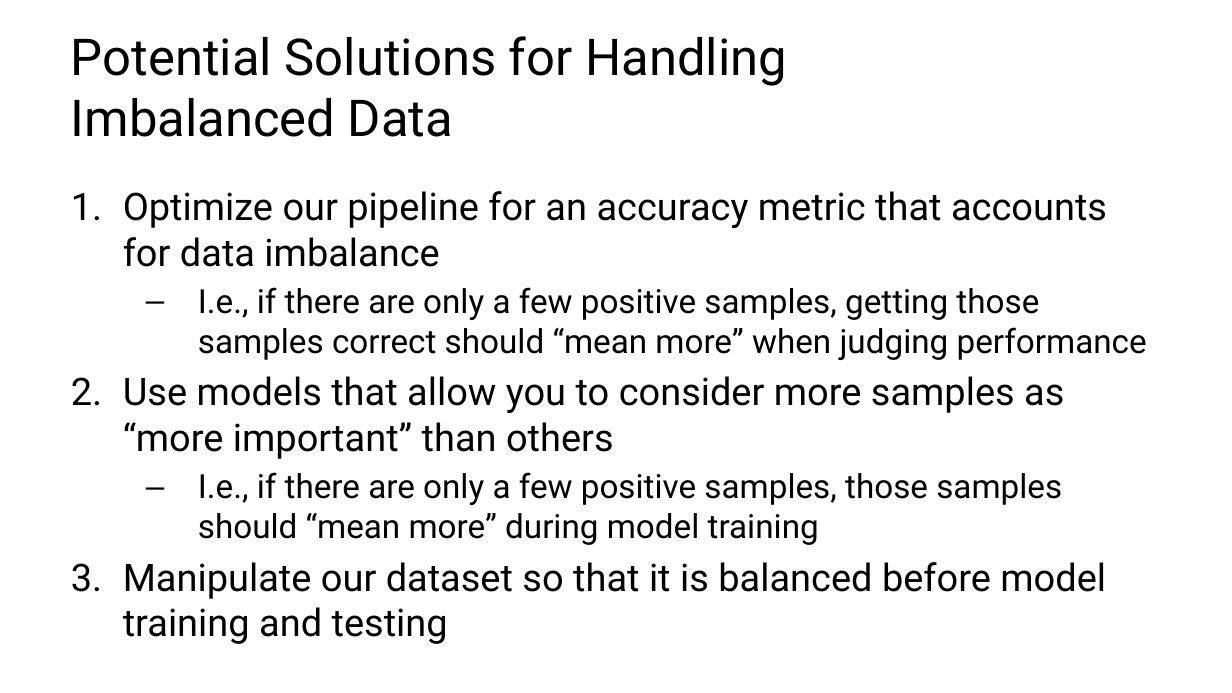
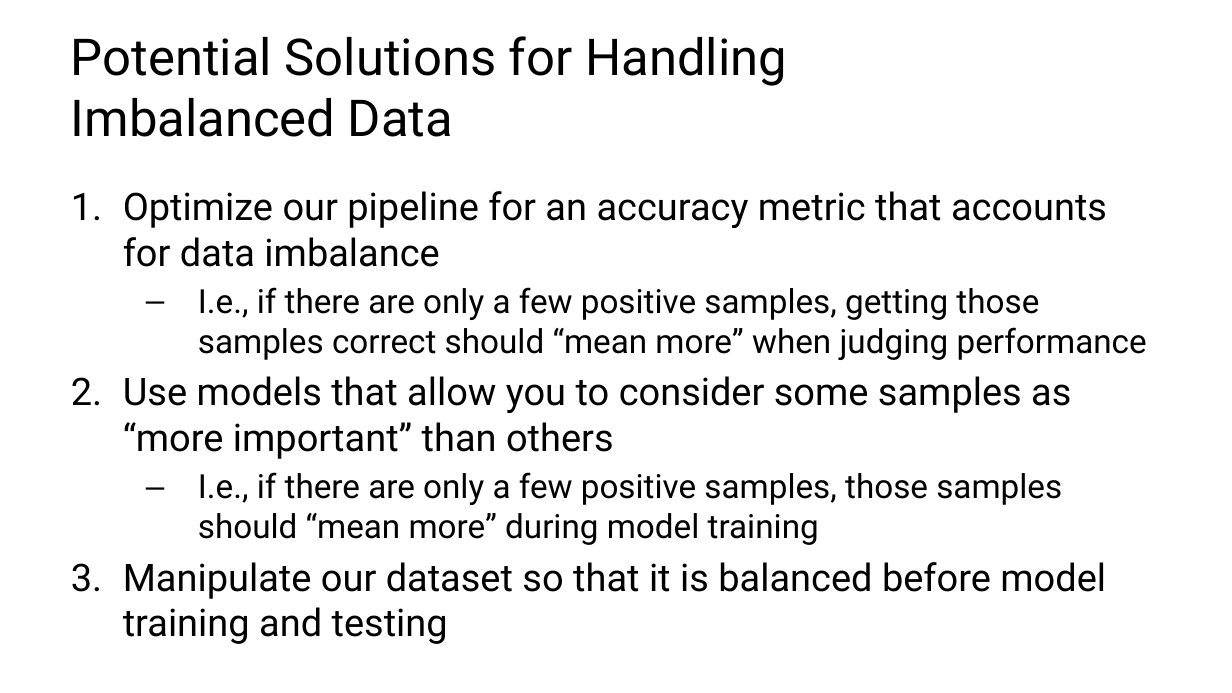
Before and after one commit to C4M-UofT/C4M-UofT.github.io, a slide deck: slide 31 of lectures/winter/6_ml_workflow/MachineLearning_tutorial.pptx. Drawn at 1232x693 pixels with LibreOffice and Linux fonts; fonts in the diff are those of the drawing. Boxes give left, top, right and bottom in pixels: in the first picture for what was removed or moved away, otherwise in the second. Text is boxed around its words. In the diff, an @@ line names an element or a change of style, - is before the commit and + after.

```diff
--- a/lectures/winter/6_ml_workflow/MachineLearning_tutorial.pptx
+++ b/lectures/winter/6_ml_workflow/MachineLearning_tutorial.pptx
@@ text at [123,376,1071,459]: text changed @@
-2. Use models that allow you to consider more samples as “more important” than others
+2. Use models that allow you to consider some samples as “more important” than others
```
Also in this commit, not shown: 1 other slide changed.
